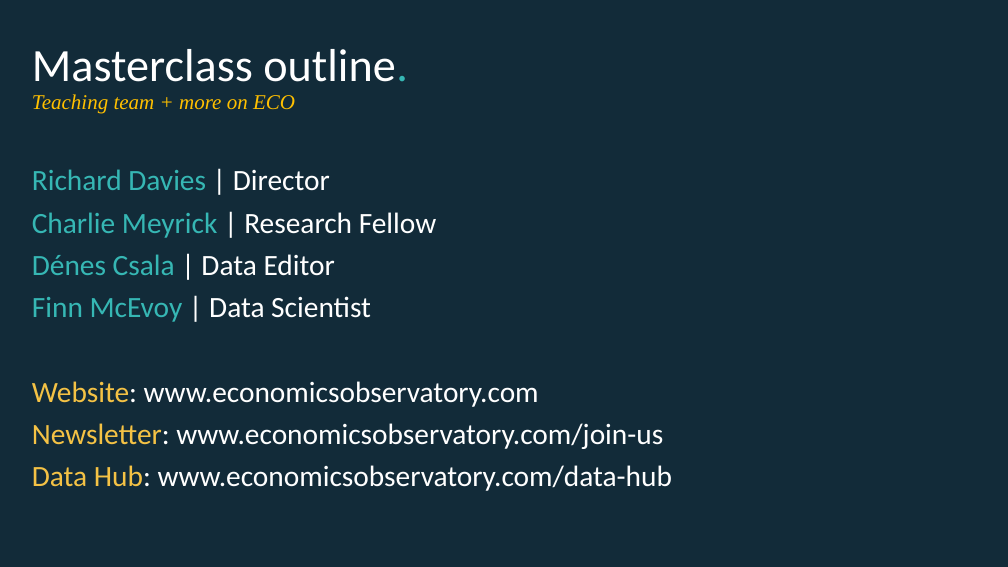
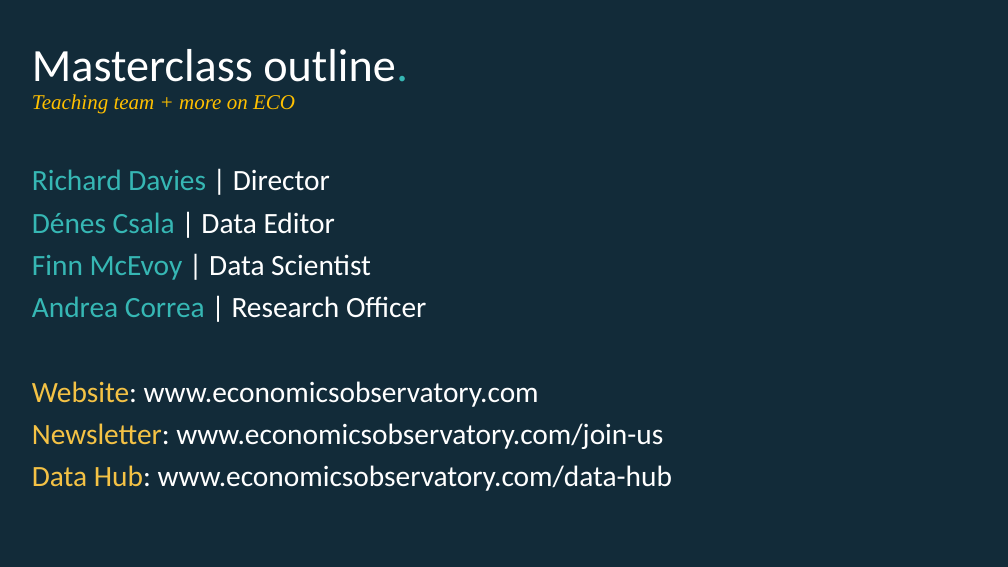
Before and after one commit to EconomicsObservatory/courses, a slide deck: slide 13 of 1/s1_Charts_as_data.pptx. Drawn at 1008x567 pixels with LibreOffice and Linux fonts; fonts in the diff are those of the drawing. Boxes give left, top, right and bottom in pixels: in the first picture for what was removed or moved away, otherwise in the second. Text is boxed around its words. In the diff, an @@ line names an element or a change of style, - is before the commit and + after.

```diff
--- a/1/s1_Charts_as_data.pptx
+++ b/1/s1_Charts_as_data.pptx
@@ text at bbox=[32, 212, 436, 238]: paragraph removed @@
-Charlie Meyrick | Research Fellow
@@ text at bbox=[32, 296, 426, 318]: paragraph added @@
+Andrea Correa | Research Officer
```
Also in this commit, not shown: 1 other slide changed, 1 other file.
